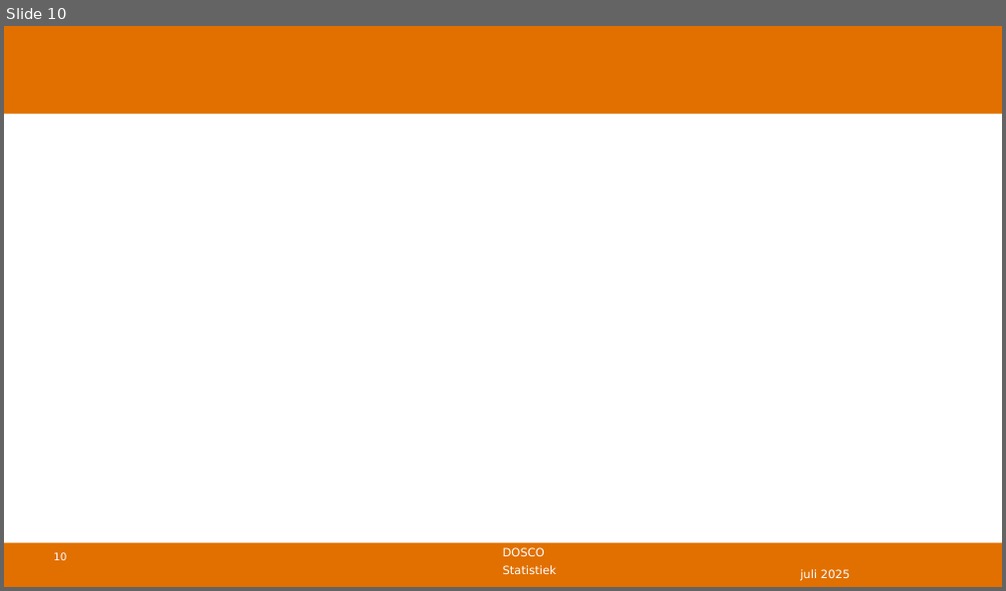
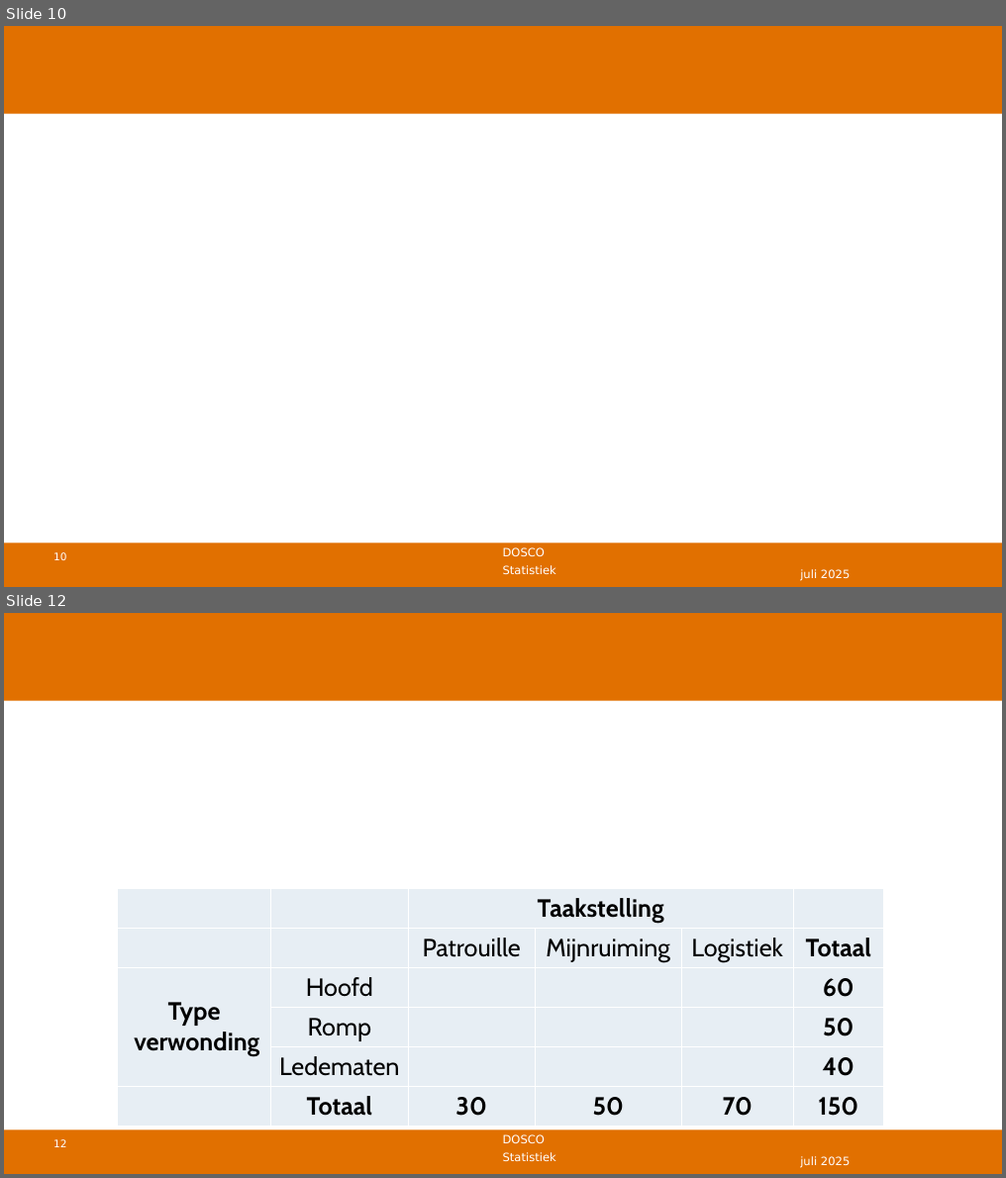
Before and after one commit to DBlom96/Statistiek, a slide deck: Danny/Onderwijs/Statistiek/2024-2025/Slides/Nieuwe slides/Statistiek 2024-2025 -- college 10 -- chikwadraat.pptx. Shown one above the other, each under a label of ours: slide 10 before the commit, slides 10 and 12 after it; the slides between them are not shown. The pictures are 1006x591 and 1006x1178 pixels, drawn with LibreOffice and Linux fonts; fonts in the diff are those of the drawing; grey boxes stand for pictures; background and template pictures are left out. Boxes give left, top, right and bottom in pixels: in the first picture for what was removed or moved away, otherwise in the second. Text is boxed around its words. In the diff, an @@ line names an element or a change of style, - is before the commit and + after.

```diff
--- a/Danny/Onderwijs/Statistiek/2024-2025/Slides/Nieuwe slides/Statistiek 2024-2025 -- college 10 -- chikwadraat.pptx
+++ b/Danny/Onderwijs/Statistiek/2024-2025/Slides/Nieuwe slides/Statistiek 2024-2025 -- college 10 -- chikwadraat.pptx
@@ slide 12 added at (x1=4, y1=613, x2=1002, y2=1174), background #FFFFFF; not listed: 5 template elements that a slide beside it also shows @@
@@ table added at (x1=118, y1=888, x2=884, y2=1127), 6 rows, 6 columns @@
+ |  | Taakstelling |  |  | 
+ |  | Patrouille | Mijnruiming | Logistiek | Totaal
+Type / verwonding | Hoofd |  |  |  | 60
+ | Romp |  |  |  | 50
+ | Ledematen |  |  |  | 40
+ | Totaal | 30 | 50 | 70 | 150
@@ text added at (x1=800, y1=1157, x2=849, y2=1168), 11 pt, text #FFFFFF @@
+juli 2025
```
Also in this commit, not shown: 11 slides changed, 1 other slide added, 1 slide removed, 8 other files.
